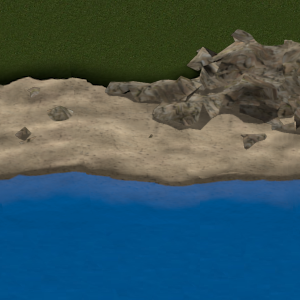
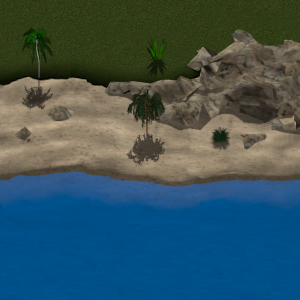
Comparing the layer stacks of the two 300 × 300 images. Changes:
added layer "Background copy#24" above "Background copy#19" over [126, 88, 166, 167]
added layer "Background copy#19" above "baum_schatten0001.png#34" over [210, 126, 231, 151]
added layer "baum_schatten0001.png#34" above "baum_schatten0001.png#32" over [145, 34, 168, 77]
added layer "baum_schatten0001.png#32" above "fels" over [21, 27, 54, 111]
